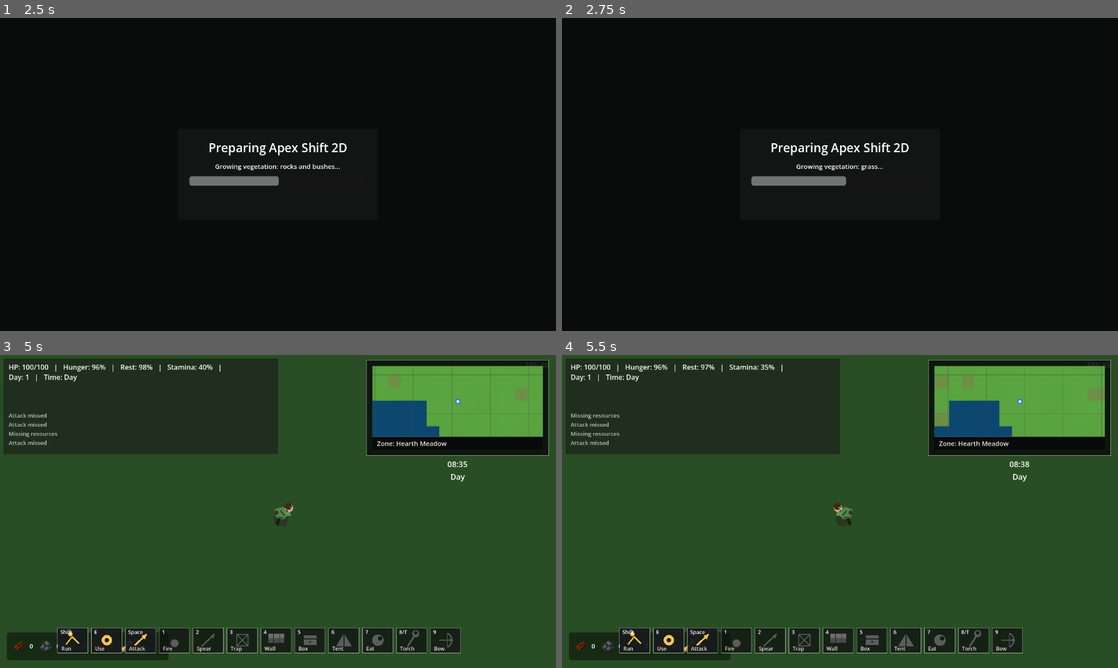
Above: before the commit, frames 1-4 (two rows, left to right).
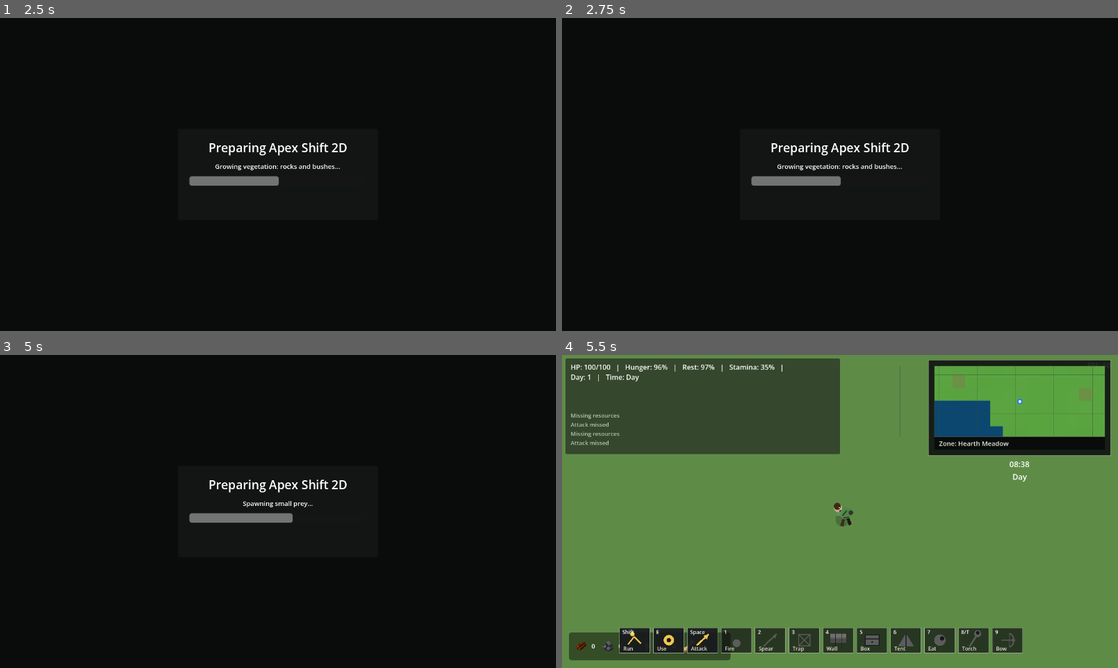
Above: after the commit, the same moments.

Repository: krisstoof/apex-shift-2d
Game: Godot game, scene res://scenes/ui/start_menu.tscn
The game is run twice, just before and just after one commit, with the same random seed, the same clock (stepped at 60 frames per second) and the same inputs.
Inputs (mouse positions are in pixels of both pictures, inside the frame that each line leads up to):
- Up to frame 1 (2.5 s): click "New Game" at 0.5 s; tap Enter at 1.25 s; move the mouse to (400, 158) at 1.27 s; hold D (move_right) 1.28-2.03 s; hold Shift 1.28-2.03 s; click (400, 158) at 1.42 s; tap Space at 1.52, 2, 2.27 s; move the mouse to (166, 190) at 2.02 s; hold S (move_down) from 2.03 s (still down); tap E at 2.1 s
- Up to frame 2 (2.75 s): keep holding S (move_down)
- Up to frame 3 (5 s): tap Enter at 2.75, 4.25 s; move the mouse to (333, 442) at 2.77 s; release S (move_down) at 2.78 s; hold D (move_right) 2.78-3.53 s; tap 1 at 2.85 s; tap Space at 3.5, 3.77, 4.52 s; move the mouse to (250, 574) at 3.52 s; hold W (move_up) 3.53-4.28 s; tap 2 at 3.6 s; click (250, 574) at 3.67 s; move the mouse to (444, 558) at 4.27 s; hold A (move_left) from 4.28 s (still down); tap 3 at 4.35 s
- Up to frame 4 (5.5 s): keep holding A (move_left); move the mouse to (673, 464) at 5.02 s; tap 4 at 5.1 s; tap Space at 5.27 s

Frame 1 is identical in both runs. In frame 2, 0.2% of the frame differs, in the area x 38-62%, y 46-54%; in frame 3, 93%, in the area x 0-100%, y 0-100%; in frame 4, 84%.

Commit message:
world/#116 Align procedural biome source of truth

Diff:
--- a/scripts/player/player.gd
+++ b/scripts/player/player.gd
@@ -46,7 +46,7 @@
 const TENT_SCENE := preload("res://scenes/buildings/tent.tscn")
 const ARROW_PROJECTILE_SCENE := preload("res://scenes/projectiles/arrow_projectile.tscn")
 const RESOURCE_NODE_SCENE := preload("res://scenes/world/resource_node.tscn")
-const MIN_CAMERA_ZOOM := 0.60
+const MIN_CAMERA_ZOOM := 1.30
 const MAX_CAMERA_ZOOM := 1.80
 const DEFAULT_CAMERA_ZOOM := Vector2(1.50, 1.50)
 const CAMERA_ZOOM_STEP := 0.10
--- a/scripts/ui/debug_panel.gd
+++ b/scripts/ui/debug_panel.gd
@@ -494,6 +494,7 @@
 		_get_cached_group_nodes("water_sources").size()
 	])
 	lines.append("Topography: %s" % _get_topography_debug_text())
+	lines.append("Biome debug: %s" % _get_biome_debug_text())
 	lines.append("Transition: %s" % _get_biome_transition_text())
 	lines.append("Pond vegetation: %d" % _get_cached_group_nodes("pond_vegetation").size())
 	lines.append("Decorative vegetation: %s" % _get_decorative_vegetation_text())
@@ -669,6 +670,8 @@
 	if world != null and world.has_method("get_biome_lookup_debug") and world.has_method("get_biome_name_at"):
 		var lookup_debug := Dictionary(world.get_biome_lookup_debug(player.global_position))
 		var biome_name := str(world.get_biome_name_at(player.global_position))
+		if world.has_method("get_visual_biome_name_at"):
+			biome_name = str(world.get_visual_biome_name_at(player.global_position))
 		if biome_name.is_empty():
 			if bool(lookup_debug.get("world_rect_has_point", false)) == true:
 				return "unknown (lookup error)"
@@ -758,6 +761,22 @@
 		str(transition.get("pair_key", "unknown")),
 		float(transition.get("blend", 0.0)),
 		str(transition.get("pattern", "mixed"))
+	]
+
+
+func _get_biome_debug_text() -> String:
+	var world := _get_world_node()
+	if not world or not world.has_method("get_biome_lookup_debug"):
+		return "unavailable"
+	if not is_instance_valid(player):
+		return "no player"
+	var lookup_debug := Dictionary(world.get_biome_lookup_debug(player.global_position))
+	return "biome=%s generator=%s query=%s terrain=%s surface=%s" % [
+		str(lookup_debug.get("biome_id", "")),
+		str(lookup_debug.get("generator_biome_id", "")),
+		str(lookup_debug.get("query_service_biome_id", "")),
+		str(lookup_debug.get("topography_zone", "")),
+		str(lookup_debug.get("surface_terrain", ""))
 	]
 
 
--- a/scripts/ui/map_screen.gd
+++ b/scripts/ui/map_screen.gd
@@ -780,8 +780,14 @@
 	if not is_instance_valid(player):
 		return "Unknown"
 	var active_world := _get_world()
-	if active_world != null and active_world.has_method("get_biome_name_at"):
-		var biome_name := str(active_world.get_biome_name_at(player.global_position))
+	if active_world != null:
+		var biome_name := ""
+		if active_world.has_method("get_display_biome_name_at"):
+			biome_name = str(active_world.get_display_biome_name_at(player.global_position))
+		elif active_world.has_method("get_visual_biome_name_at"):
+			biome_name = str(active_world.get_visual_biome_name_at(player.global_position))
+		elif active_world.has_method("get_biome_name_at"):
+			biome_name = str(active_world.get_biome_name_at(player.global_position))
 		if not biome_name.is_empty():
 			return biome_name
 		if active_world.has_method("get_biome_lookup_debug") and bool(Dictionary(active_world.get_biome_lookup_debug(player.global_position)).get("world_rect_has_point", false)) == true:
--- a/scripts/ui/minimap.gd
+++ b/scripts/ui/minimap.gd
@@ -645,8 +645,14 @@
 	if not is_instance_valid(player):
 		return "Unknown"
 	var active_world := _get_world()
-	if active_world != null and active_world.has_method("get_biome_name_at"):
-		var biome_name := str(active_world.get_biome_name_at(player.global_position))
+	if active_world != null:
+		var biome_name := ""
+		if active_world.has_method("get_display_biome_name_at"):
+			biome_name = str(active_world.get_display_biome_name_at(player.global_position))
+		elif active_world.has_method("get_visual_biome_name_at"):
+			biome_name = str(active_world.get_visual_biome_name_at(player.global_position))
+		elif active_world.has_method("get_biome_name_at"):
+			biome_name = str(active_world.get_biome_name_at(player.global_position))
 		if not biome_name.is_empty():
 			return biome_name
 		if active_world.has_method("get_biome_lookup_debug") and bool(Dictionary(active_world.get_biome_lookup_debug(player.global_position)).get("world_rect_has_point", false)) == true:
--- a/scripts/world/world.gd
+++ b/scripts/world/world.gd
@@ -700,16 +700,38 @@
 
 
 func get_biome_id_at(position: Vector2) -> String:
+	if world_generator and world_generator.has_method("get_biome_id_at"):
+		return str(world_generator.get_biome_id_at(position))
 	if biome_query_service != null and biome_query_service.has_method("get_biome_id_for_position"):
 		return str(biome_query_service.get_biome_id_for_position(position))
-	if world_generator and world_generator.has_method("get_biome_id_at"):
-		return str(world_generator.get_biome_id_at(position))
 	return _get_biome_id_for_position(position)
 
 
 func get_biome_name_at(position: Vector2) -> String:
 	var biome_id := get_biome_id_at(position)
 	return _get_biome_display_name(biome_id)
+
+
+func get_visual_biome_id_at(position: Vector2) -> String:
+	if world_generator and world_generator.has_method("get_biome_id_at"):
+		return str(world_generator.get_biome_id_at(position))
+	return get_biome_id_at(position)
+
+
+func get_visual_biome_name_at(position: Vector2) -> String:
+	return _get_biome_display_name(get_visual_biome_id_at(position))
+
+
+func get_display_biome_name_at(position: Vector2) -> String:
+	var transition := get_biome_transition_debug_at(position) if has_method("get_biome_transition_debug_at") else {}
+	if not transition.is_empty():
+		var blend := float(transition.get("blend", 0.0))
+		if blend >= 0.25:
+			var primary := _get_biome_display_name(str(transition.get("primary_biome_id", "")))
+			var secondary := _get_biome_display_name(str(transition.get("secondary_biome_id", "")))
+			if not primary.is_empty() and not secondary.is_empty() and primary != secondary:
+				return "%s / %s" % [primary, secondary]
+	return get_visual_biome_name_at(position)
 
 
 func get_map_surface_color_at(position: Vector2) -> Color:
@@ -1040,8 +1062,12 @@
 		"position": position,
 		"world_rect_has_point": WORLD_CONFIG.WORLD_RECT.has_point(position),
 		"biome_id": get_biome_id_at(position),
+		"generator_biome_id": str(world_generator.get_biome_id_at(position)) if world_generator != null and world_generator.has_method("get_biome_id_at") else "",
+		"query_service_biome_id": str(biome_query_service.get_biome_id_for_position(position)) if biome_query_service != null and biome_query_service.has_method("get_biome_id_for_position") else "",
+		"visual_biome_id": get_visual_biome_id_at(position),
 		"terrain_zone": get_base_terrain_zone_at(position),
-		"topography_zone": get_topography_zone_at(position)
+		"topography_zone": get_topography_zone_at(position),
+		"surface_terrain": get_surface_terrain_zone_at(position)
 	}
 
 
@@ -1197,7 +1223,7 @@
 
 
 func _get_first_biome_for_tests(dangerous: bool) -> Dictionary:
-	for biome_value in WORLD_CONFIG.get_biome_zones():
+	for biome_value in get_biome_zones():
 		var biome := Dictionary(biome_value)
 		if biome.get("dangerous", false) == dangerous:
 			return biome
@@ -2368,7 +2394,7 @@
 
 
 func _spawn_biome_fill_vegetation(used_positions: Array[Vector2], player_position: Vector2) -> void:
-	for biome_value in WORLD_CONFIG.get_biome_zones():
+	for biome_value in get_biome_zones():
 		var biome := Dictionary(biome_value)
 		var biome_id := _get_biome_id(biome)
 		await _spawn_resource_kind_in_biome("grass_patch", 18, biome_id, used_positions, player_position, WORLD_CONFIG.RESOURCE_MIN_DISTANCE * 0.70)
@@ -3288,20 +3314,22 @@
 
 func _pick_resource_biome(resource_kind: String) -> Dictionary:
 	var total_weight := 0.0
-	for biome_value in WORLD_CONFIG.BIOME_ZONES:
+	for biome_value in get_biome_zones():
 		var biome := Dictionary(biome_value)
 		total_weight += _get_biome_resource_weight(biome, resource_kind)
 	if total_weight <= 0.0:
-		return Dictionary(WORLD_CONFIG.BIOME_ZONES[0])
+		var zones := get_biome_zones()
+		return Dictionary(zones[0]) if not zones.is_empty() else {}
 
 	var roll := resource_rng.randf_range(0.0, total_weight)
 	var cursor := 0.0
-	for biome_value in WORLD_CONFIG.BIOME_ZONES:
+	for biome_value in get_biome_zones():
 		var biome := Dictionary(biome_value)
 		cursor += _get_biome_resource_weight(biome, resource_kind)
 		if roll <= cursor:
 			return biome
-	return Dictionary(WORLD_CONFIG.BIOME_ZONES[0])
+	var fallback_zones := get_biome_zones()
+	return Dictionary(fallback_zones[0]) if not fallback_zones.is_empty() else {}
 
 
 func _get_biome_resource_weight(biome: Dictionary, resource_kind: String, position: Vector2 = Vector2.ZERO) -> float:
@@ -3345,12 +3373,27 @@
 
 
 func _is_point_in_biome(point: Vector2, biome: Dictionary) -> bool:
-	return Geometry2D.is_point_in_polygon(point, _get_runtime_biome_points(biome))
+	var expected_id := _get_biome_id(biome)
+	if not expected_id.is_empty() and world_generator and world_generator.has_method("get_biome_id_at"):
+		return str(world_generator.get_biome_id_at(point)) == expected_id
+	var points := _get_runtime_biome_points(biome)
+	return points.size() >= 3 and Geometry2D.is_point_in_polygon(point, points)
 
 
 func _get_runtime_biome_points(biome: Dictionary) -> PackedVector2Array:
+	if biome.has("points"):
+		var points := PackedVector2Array(biome.get("points", []))
+		if points.size() >= 3:
+			return points
 	if biome.has("bounds"):
-		return PackedVector2Array(biome.get("points", []))
+		var bounds := Rect2(biome.get("bounds", Rect2()))
+		if bounds.size.x > 0.0 and bounds.size.y > 0.0:
+			return PackedVector2Array([
+				bounds.position,
+				Vector2(bounds.end.x, bounds.position.y),
+				bounds.end,
+				Vector2(bounds.position.x, bounds.end.y)
+			])
 	return PackedVector2Array(WORLD_CONFIG.get_biome_points(biome))
 
 
@@ -3751,16 +3794,15 @@
 
 
 func _get_biome_for_position(target_position: Vector2) -> Dictionary:
-	if biome_query_service != null and biome_query_service.has_method("get_biome_id_for_position"):
-		var biome_id := str(biome_query_service.get_biome_id_for_position(target_position))
-		if biome_id.is_empty():
-			return {}
-		for biome in get_biome_zones():
-			if _get_biome_id(biome) == biome_id:
-				return biome
+	var biome_id := get_biome_id_at(target_position)
+	if biome_id.is_empty():
 		return {}
-	for biome in WORLD_CONFIG.get_biome_zones():
-		if _is_point_in_biome(target_position, biome):
+	var runtime_biome := _get_biome_for_id(biome_id)
+	if not runtime_biome.is_empty():
+		return runtime_biome
+	for biome_value in get_biome_zones():
+		var biome := Dictionary(biome_value)
+		if _get_biome_id(biome) == biome_id:
 			return biome
 	return {}
 
@@ -3771,7 +3813,7 @@
 		return current_biome
 	var nearest_biome: Dictionary = {}
 	var nearest_distance := INF
-	for biome_value in WORLD_CONFIG.get_biome_zones():
+	for biome_value in get_biome_zones():
 		var biome := Dictionary(biome_value)
 		var bounds := _get_biome_bounds(biome)
 		if bounds.size.x <= 0.0 or bounds.size.y <= 0.0:
@@ -3836,18 +3878,20 @@
 
 func _get_weighted_biome_for_resource(resource_kind: String) -> Dictionary:
 	var total_weight := 0.0
-	for biome_value in WORLD_CONFIG.get_biome_zones():
+	for biome_value in get_biome_zones():
 		total_weight += _get_biome_resource_weight(Dictionary(biome_value), resource_kind, Vector2.ZERO)
 	if total_weight <= 0.0:
-		return Dictionary(WORLD_CONFIG.BIOME_ZONES[0])
+		var zones := get_biome_zones()
+		return Dictionary(zones[0]) if not zones.is_empty() else {}
 	var roll := resource_rng.randf_range(0.0, total_weight)
 	var cursor := 0.0
-	for biome_value in WORLD_CONFIG.get_biome_zones():
+	for biome_value in get_biome_zones():
 		var biome: Dictionary = Dictionary(biome_value)
 		cursor += _get_biome_resource_weight(biome, resource_kind, Vector2.ZERO)
 		if roll <= cursor:
 			return biome
-	return Dictionary(WORLD_CONFIG.BIOME_ZONES[0])
+	var fallback_zones := get_biome_zones()
+	return Dictionary(fallback_zones[0]) if not fallback_zones.is_empty() else {}
 
 
 func _get_biome_id(biome: Dictionary) -> String:
@@ -3858,6 +3902,8 @@
 
 
 func _get_biome_id_for_position(target_position: Vector2) -> String:
+	if world_generator and world_generator.has_method("get_biome_id_at"):
+		return str(world_generator.get_biome_id_at(target_position))
 	if biome_query_service != null and biome_query_service.has_method("get_biome_id_for_position"):
 		return str(biome_query_service.get_biome_id_for_position(target_position))
 	var biome := _get_biome_for_position(target_position)
@@ -3906,7 +3952,7 @@
 
 func _sync_all_biome_vegetation() -> void:
 	var changed := false
-	for biome in WORLD_CONFIG.get_biome_zones():
+	for biome in get_biome_zones():
 		changed = _sync_biome_vegetation(_get_biome_id(biome)) or changed
 	if changed:
 		queue_redraw()
@@ -3946,7 +3992,7 @@
 
 
 func _get_biome_for_id(biome_id: String) -> Dictionary:
-	for biome in WORLD_CONFIG.get_biome_zones():
+	for biome in get_biome_zones():
 		if _get_biome_id(biome) == biome_id:
 			return biome
 	return {}
@@ -3957,7 +4003,7 @@
 	if base_count <= 0:
 		return 0
 	var total_weight := 0.0
-	for biome_value in WORLD_CONFIG.get_biome_zones():
+	for biome_value in get_biome_zones():
 		total_weight += _get_biome_resource_weight(Dictionary(biome_value), resource_kind)
 	if total_weight <= 0.0:
 		return 0
@@ -4177,7 +4223,7 @@
 
 func _get_initial_grazer_biomes() -> Array[Dictionary]:
 	var biomes: Array[Dictionary] = []
-	for biome_value in WORLD_CONFIG.get_biome_zones():
+	for biome_value in get_biome_zones():
 		var biome := Dictionary(biome_value)
 		if biome.get("dangerous", false) == true:
 			continue
@@ -4409,7 +4455,7 @@
 
 func _get_varnak_spawn_biomes() -> Array[Dictionary]:
 	var spawn_biomes: Array[Dictionary] = []
-	for biome_value in WORLD_CONFIG.get_biome_zones():
+	for biome_value in get_biome_zones():
 		var biome := Dictionary(biome_value)
 		spawn_biomes.append(biome)
 	return spawn_biomes
@@ -4871,7 +4917,7 @@
 
 
 func _is_point_in_dangerous_biome(point: Vector2) -> bool:
-	for biome_value in WORLD_CONFIG.BIOME_ZONES:
+	for biome_value in get_biome_zones():
 		var biome := Dictionary(biome_value)
 		if biome.get("dangerous", false) == true and _is_point_in_biome(point, biome):
 			return true
@@ -5054,9 +5100,11 @@
 	elif is_instance_valid(biome_blend_background):
 		biome_blend_background.visible = false
 		biome_blend_background.texture = null
-	for biome_value in WORLD_CONFIG.get_biome_zones():
+	for biome_value in get_biome_zones():
 		var biome := Dictionary(biome_value)
-		var points := PackedVector2Array(biome["points"])
+		var points := _get_runtime_biome_points(biome)
+		if points.size() < 3:
+			continue
 		var base_color := _get_biome_visual_color(biome)
 		draw_colored_polygon(points, base_color)
 		if biome_terrain_accents_enabled:
@@ -5449,7 +5497,7 @@
 
 func _rebuild_biome_terrain_accent_cache() -> void:
 	biome_terrain_accent_cache.clear()
-	for biome_value in WORLD_CONFIG.get_biome_zones():
+	for biome_value in get_biome_zones():
 		_get_biome_terrain_accent_layout(Dictionary(biome_value))
 
 
@@ -5459,7 +5507,7 @@
 	if not biome_terrain_accents_enabled:
 		biome_terrain_accent_cache_build_running = false
 		return
-	for biome_value in WORLD_CONFIG.get_biome_zones():
+	for biome_value in get_biome_zones():
 		pending_biome_terrain_accent_biomes.append(Dictionary(biome_value))
 	if biome_terrain_accent_cache_build_running:
 		return
@@ -5736,7 +5784,7 @@
 
 func _get_biome_colors_key() -> String:
 	var parts: Array[String] = []
-	for biome in WORLD_CONFIG.get_biome_zones():
+	for biome in get_biome_zones():
 		var color := _get_biome_base_color(biome)
 		parts.append("%.3f:%.3f:%.3f:%s" % [color.r, color.g, color.b, _get_biome_terrain_texture_key(biome)])
 	parts.append("texture_balance:%.2f:%.2f:%.2f:%.2f:%d" % [
--- a/scripts/world/world_biome_query_service.gd
+++ b/scripts/world/world_biome_query_service.gd
@@ -1,7 +1,8 @@
 extends RefCounted
 class_name WorldBiomeQueryService
 
-const BIOME_QUERY_CELL_SIZE := 256.0
+# Legacy/fallback cache only. Procedural worlds should prefer generator biome IDs.
+const BIOME_QUERY_CELL_SIZE := 64.0
 
 var cell_size := BIOME_QUERY_CELL_SIZE
 var biome_id_by_cell: Dictionary = {}
@@ -28,6 +29,10 @@
 	var biome_id := _resolve_biome_id_by_polygon(position)
 	biome_id_by_cell[key] = biome_id
 	return biome_id
+
+
+func get_biome_id_for_position_exact(position: Vector2) -> String:
+	return _resolve_biome_id_by_polygon(position)
 
 
 func clear_cache() -> void:
